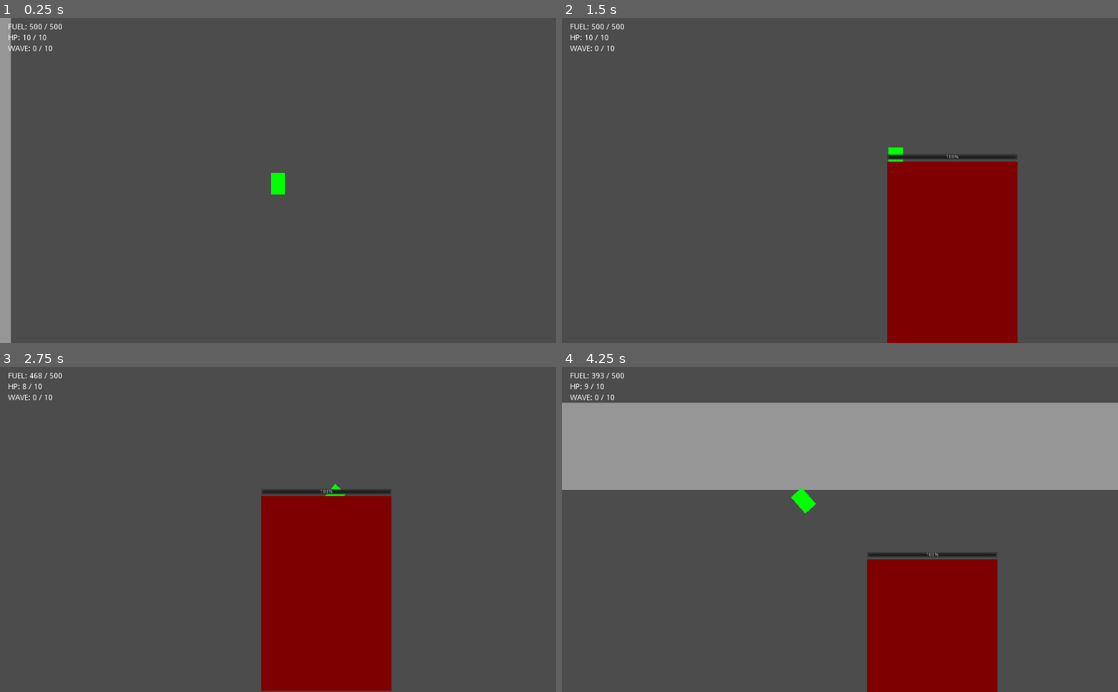
Above: before the commit, frames 1-4 (two rows, left to right).
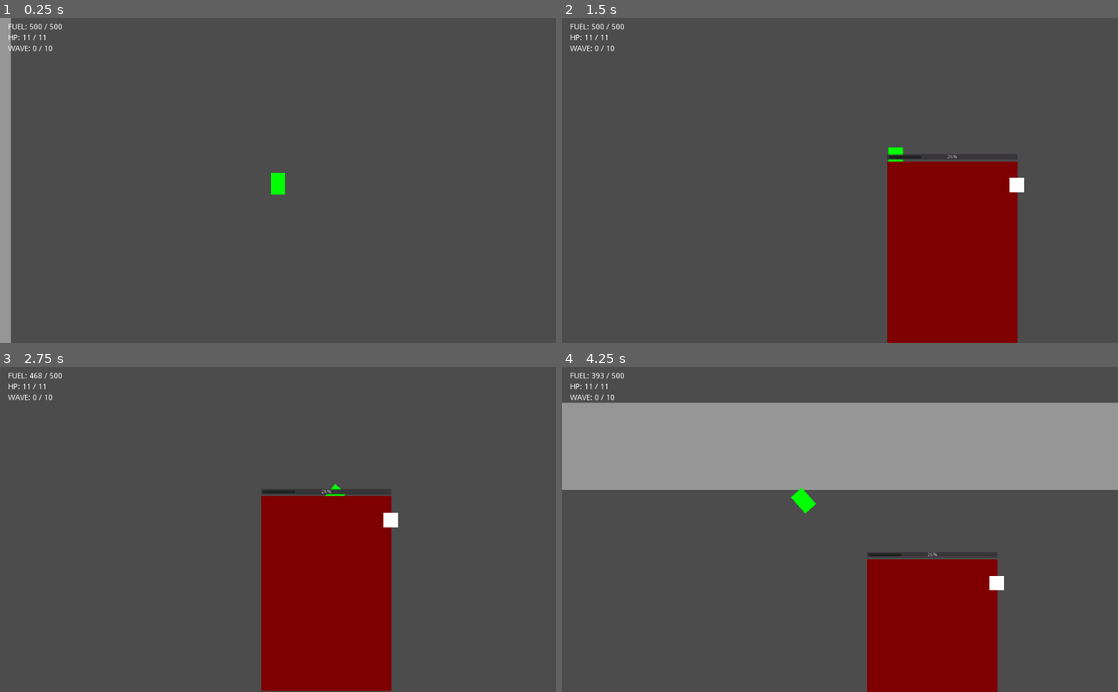
Above: after the commit, the same moments.

Repository: deengames/abu-hamid-x
Game: Godot game, scene res://prototype/Main.tscn
The game is run twice, just before and just after one commit, with the same random seed, the same clock (stepped at 60 frames per second) and the same inputs.
Inputs (mouse positions are in pixels of both pictures, inside the frame that each line leads up to):
- Up to frame 1 (0.25 s): no input
- Up to frame 2 (1.5 s): tap Enter at 0.5 s; move the mouse to (962, 164) at 0.52 s; hold D (move_right) 0.53-1.28 s; click (962, 164) at 0.6 s; tap Space (jump) at 0.77 s; move the mouse to (728, 196) at 1.27 s; hold S (move_down) from 1.28 s (still down); tap Shift (boost) at 1.35 s
- Up to frame 3 (2.75 s): tap Space (jump) at 1.52 s; move the mouse to (333, 458) at 2.02 s; release S (move_down) at 2.03 s; hold D (move_right) from 2.03 s (still down); tap Ctrl (toggle_jetpack) at 2.1 s
- Up to frame 4 (4.25 s): move the mouse to (812, 594) at 2.77 s; release D (move_right) at 2.78 s; hold W (move_up) 2.78-3.53 s; tap E at 2.85 s; click (812, 594) at 2.92 s; tap Space (jump) at 3.02, 3.77 s; move the mouse to (1006, 578) at 3.52 s; hold A (move_left) from 3.53 s (still down); click (1006, 578) at 3.6 s

The runs differ from the first frame. In frame 1, less than 0.1% of the frame differs, in the area x 4-9%, y 5-7%; in frame 2, 0.2%; in frame 3, 0.3%, in the area x 4-72%, y 5-50%; in frame 4, 0.3%.

Commit message:
Tried to make HitSpot entity Changed health to make things more identifiable when debugging Renamed register/unregister methods to be public Ragequit

Diff:
--- a/prototype/Character/Character.gd
+++ b/prototype/Character/Character.gd
@@ -3,6 +3,7 @@
 export (int) var max_health = 10
 
 signal death
+signal damaged
 
 # all variables depending on exported stuff need to be marked with
 # onready; if it's overridden, it'll keep the superclass's value
@@ -10,11 +11,11 @@
 
 var damaging_groups = []
 
-func _register_damaging_group(group_name):
+func register_damaging_group(group_name):
 	damaging_groups.append(group_name)
 
 
-func _unregister_damaging_group(group_name):
+func unregister_damaging_group(group_name):
 	if group_name in damaging_groups:
 		damaging_groups.remove(group_name)
 
@@ -28,7 +29,9 @@
 
 
 func _damage(dmg_points):
+	print("Damage to " + str(self))
 	health -= dmg_points
+	emit_signal('damaged')
 	if health <= 0:
 		_death()
 
@@ -36,4 +39,5 @@
 func _on_body_entered(body):
 	for group_name in damaging_groups:
 		if body.is_in_group(group_name):
+			print("Yahee!")
 			_damage(body.damage_to_deal)
--- a/prototype/Character/Enemy/Enemy.gd
+++ b/prototype/Character/Enemy/Enemy.gd
@@ -15,7 +15,7 @@
 	while new_pos.distance_to(player.position) < 300:
 		new_pos = Vector2(rand_range(0, width), rand_range(0, height))
 	position = new_pos
-	_register_damaging_group('sword')
+	register_damaging_group('sword')
 
 
 func _process(delta):
--- a/prototype/Character/Enemy/Giant.gd
+++ b/prototype/Character/Enemy/Giant.gd
@@ -1,7 +1,10 @@
 extends "Enemy.gd"
 
 func _ready():
-	self.max_health = 30
-	self.health = self.max_health
-	self._unregister_damaging_group("sword") # TODO: add hitboxes or parts
-	print("Giant reporting.")
+	self.unregister_damaging_group("sword")
+
+func _on_HitSpot_damaged():
+	print("HITSPOT DAMAGE")
+
+func _on_HitSpot_body_shape_entered(body_id, body, body_shape, local_shape):
+	print("DEBUG")
--- a/prototype/Character/Enemy/Giant.tscn
+++ b/prototype/Character/Enemy/Giant.tscn
@@ -1,12 +1,13 @@
-[gd_scene load_steps=3 format=2]
+[gd_scene load_steps=4 format=2]
 
 [ext_resource path="res://prototype/Character/Enemy/Enemy.tscn" type="PackedScene" id=1]
 [ext_resource path="res://prototype/Character/Enemy/Giant.gd" type="Script" id=2]
+[ext_resource path="res://prototype/Character/Enemy/HitSpot.tscn" type="PackedScene" id=3]
 
 [node name="Enemy" index="0" instance=ExtResource( 1 )]
 
 script = ExtResource( 2 )
-max_health = 10
+max_health = 8
 
 [node name="Collision" parent="." index="0"]
 
@@ -24,3 +25,12 @@
 margin_right = 340.0
 max_value = 30.0
 _sections_unfolded = [ "Anchor", "Grow Direction", "Margin", "Material", "Pause", "Rect", "Size Flags", "Theme", "Visibility", "custom_styles" ]
+
+[node name="HitSpot" parent="." index="3" instance=ExtResource( 3 )]
+
+position = Vector2( 338, 36 )
+max_health = 2
+
+[connection signal="body_shape_entered" from="HitSpot" to="." method="_on_HitSpot_body_shape_entered"]
+
+[connection signal="damaged" from="HitSpot" to="." method="_on_HitSpot_damaged"]
--- /dev/null
+++ b/prototype/Character/Enemy/HitSpot.gd
@@ -0,0 +1,15 @@
+extends "../Character.gd"
+
+# class member variables go here, for example:
+# var a = 2
+# var b = "textvar"
+
+func _ready():
+	# Called every time the node is added to the scene.
+	# Initialization here
+	self.register_damaging_group("sword")
+
+#func _process(delta):
+#	# Called every frame. Delta is time since last frame.
+#	# Update game logic here.
+#	pass
--- /dev/null
+++ b/prototype/Character/Enemy/HitSpot.tscn
@@ -0,0 +1,18 @@
+[gd_scene load_steps=4 format=2]
+
+[ext_resource path="res://prototype/Character/Character.tscn" type="PackedScene" id=1]
+[ext_resource path="res://prototype/Character/Enemy/HitSpot.gd" type="Script" id=2]
+
+[sub_resource type="RectangleShape2D" id=1]
+
+custom_solver_bias = 0.0
+extents = Vector2( 16, 16 )
+
+[node name="HitSpot" instance=ExtResource( 1 )]
+
+mode = 1
+script = ExtResource( 2 )
+
+[node name="Collision" parent="." index="0"]
+
+shape = SubResource( 1 )
--- a/prototype/Character/Player/Player.gd
+++ b/prototype/Character/Player/Player.gd
@@ -30,7 +30,7 @@
 
 func _ready():
 	sword.connect('finish_swing', self, '_on_sword_finish_swing')
-	_register_damaging_group('enemies')
+	#register_damaging_group('enemies')
 	var width = ProjectSettings.get_setting('display/window/size/width')
 	var height = ProjectSettings.get_setting('display/window/size/height')
 	$ui/DeathLabel.rect_position = (Vector2(width, height) - $ui/DeathLabel.rect_size) / 2
--- a/prototype/Character/Player/Player.tscn
+++ b/prototype/Character/Player/Player.tscn
@@ -10,10 +10,11 @@
 custom_solver_bias = 0.0
 extents = Vector2( 15, 25 )
 
-[node name="Player" index="0" instance=ExtResource( 1 )]
+[node name="Player" instance=ExtResource( 1 )]
 
 gravity_scale = 2.0
 script = ExtResource( 2 )
+max_health = 11
 max_movement_speed = 800
 acceleration = 2000
 float_down_speed = 50
